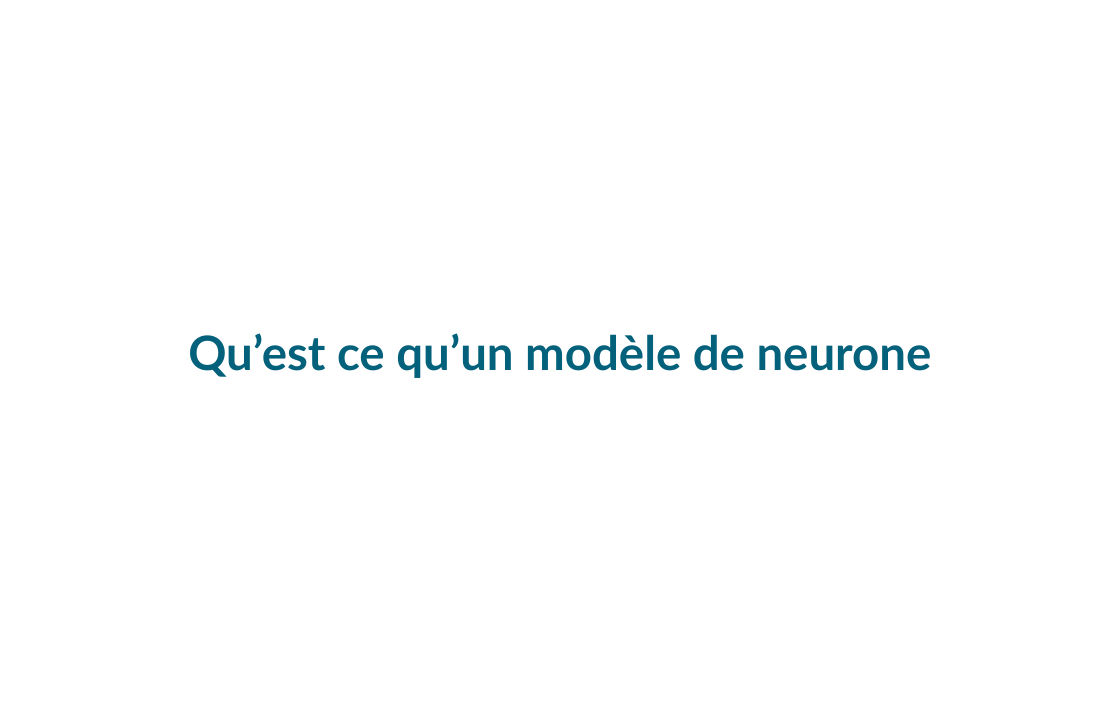
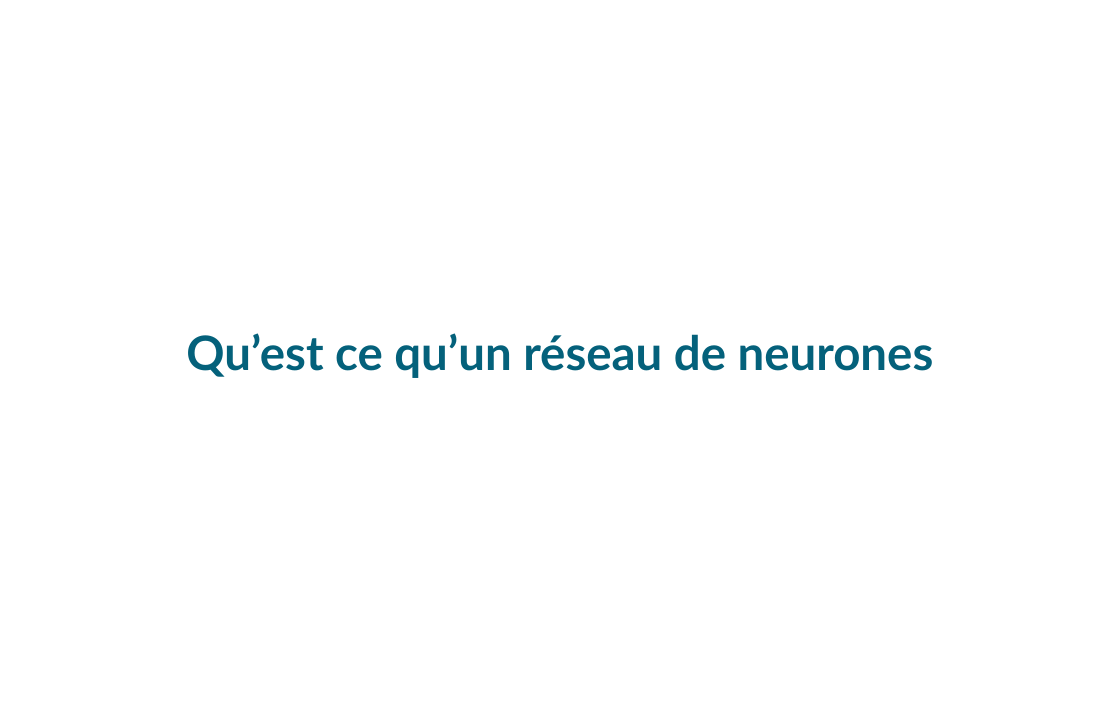
Before and after one commit to sr247/TER1, a slide deck: slide 3 of terSoutenance.odp. Drawn at 1120x706 pixels with LibreOffice and Linux fonts; fonts in the diff are those of the drawing; background and template pictures are left out. Boxes give left, top, right and bottom in pixels: in the first picture for what was removed or moved away, otherwise in the second. Text is boxed around its words. In the diff, an @@ line names an element or a change of style, - is before the commit and + after.

```diff
--- a/terSoutenance.odp
+++ b/terSoutenance.odp
@@ subtitle at box(186, 333, 934, 378): text changed @@
-Qu’est ce qu’un modèle de neurone
+Qu’est ce qu’un réseau de neurones
```
Also in this commit, not shown: 2 other slides changed, 13 slides added, 5 slides removed.
